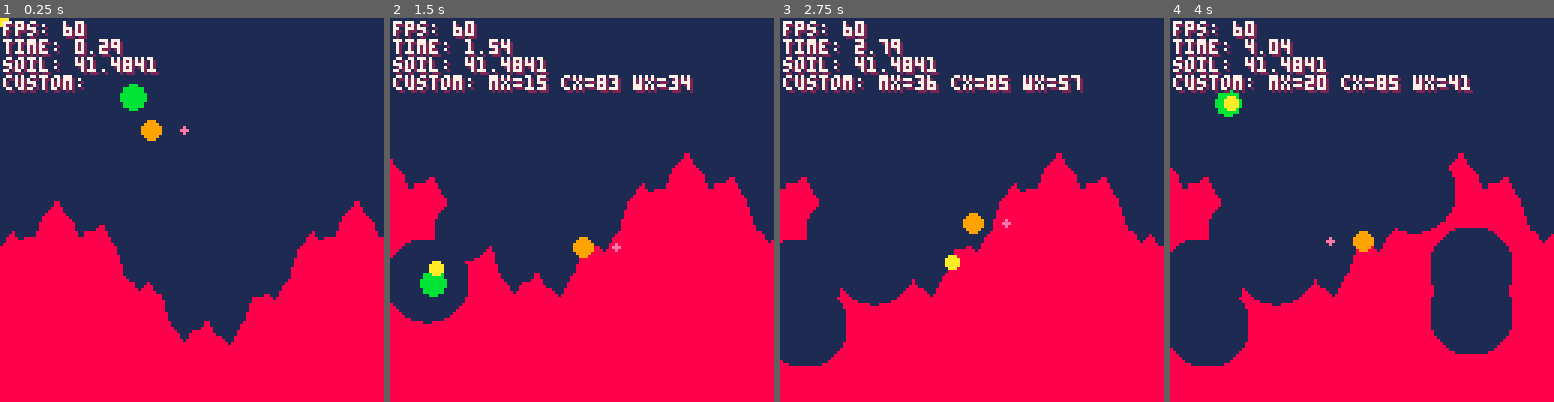
Above: before the commit, frames 1-4 (left to right).
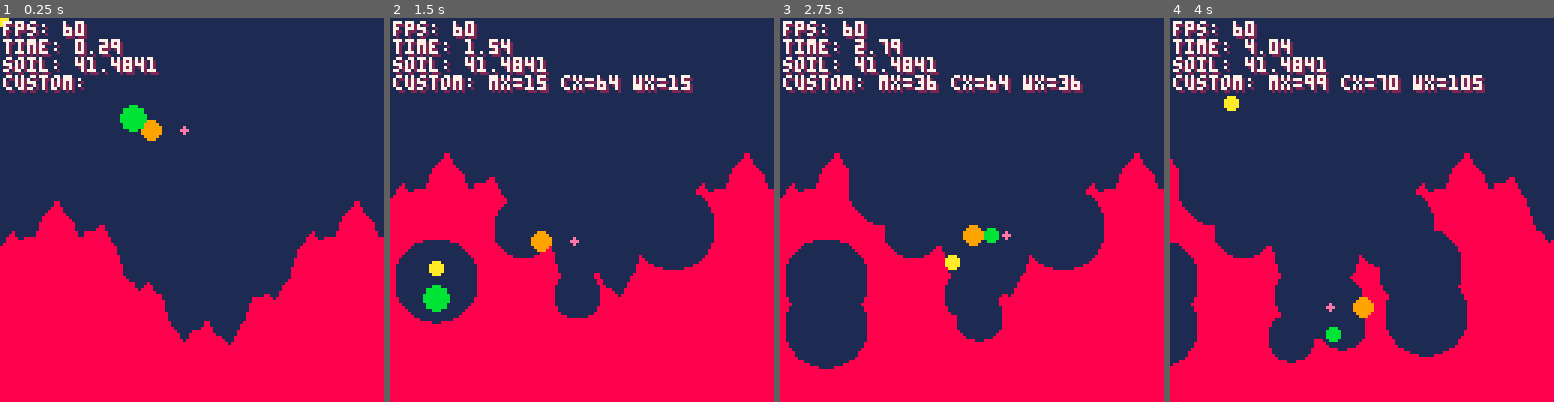
Above: after the commit, the same moments.

Repository: SelfDevTV/pixeltrench
Game: PICO-8 cartridge pixeltrench.p8
Two runs of this game, one before a commit and one after it. Both use one fixed random seed, a clock stepped at 60 frames per second and the inputs below.
Inputs (mouse positions are in pixels of both pictures, inside the frame that each line leads up to):
- Up to frame 1 (0.25 s): no input
- Up to frame 2 (1.5 s): tap X (X key) at 0.33, 1.07 s; click (670, 121) at 0.67 s; tap O (Z key) at 0.7 s; click (436, 267) at 1.22 s
- Up to frame 3 (2.75 s): hold Right 1.6-2.1 s; tap O (Z key) at 1.7, 2.1, 2.5 s; click (887, 114) at 1.77 s; tap X (X key) at 1.85 s; hold Up 2.15-2.42 s; click (952, 259) at 2.32 s; hold Right from 2.47 s (still down)
- Up to frame 4 (4 s): click (1404, 106) at 2.87 s; tap O (Z key) at 2.9, 3.3, 3.7 s; tap X (X key) at 2.97 s; release Right at 3.03 s; hold Left 3.08-3.58 s; click (1465, 256) at 3.42 s; hold Down 3.63-3.97 s; click (1231, 102) at 3.97 s

The runs differ from the first frame. In frame 1, 0.7% of the frame differs, in the area x 31-39%, y 17-30%; in frame 2, 15%; in frame 3, 19%; in frame 4, 20%, in the area x 0-100%, y 14-91%.

Commit message:
Adjust worm power mechanics and aim angle mirroring for projectile shooting added projectile shooting

Diff:
--- a/pixeltrench.p8
+++ b/pixeltrench.p8
@@ -72,7 +72,7 @@
 	aim_angle = 0,
 	-- 1 is to the right, -1 is to the left
 	facing = 1,
-	power = 0.1,
+	power = 0,
 	max_power = 10,
 	power_step = 0.4
 }
@@ -463,7 +463,8 @@
 		worm.vx = -0.2
 		if worm.facing == 1 then
 			worm.facing = -1
-			worm.aim_angle += 0.5
+			-- mirror aim angle: right range [-0.2, 0.2] -> left range [0.7, 0.3]
+			worm.aim_angle = 0.5 - worm.aim_angle
 		end
 
 		-- pancam(-1, 0)
@@ -473,7 +474,8 @@
 		worm.vx = 0.2
 		if worm.facing == -1 then
 			worm.facing = 1
-			worm.aim_angle += 0.5
+			-- mirror aim angle: left range [0.3, 0.7] -> right range [0.2, -0.2]
+			worm.aim_angle = 0.5 - worm.aim_angle
 		end
 	end
 	if btn(2) and not worm.jumping and not fn_active then
@@ -494,9 +496,9 @@
 	end
 
 	if worm.facing == 1 then
-		worm.aim_angle = clamp(worm.aim_angle, -0.1, 0.1)
+		worm.aim_angle = clamp(worm.aim_angle, -0.2, 0.2)
 	else
-		worm.aim_angle = clamp(worm.aim_angle, 0.4, 0.6)
+		worm.aim_angle = clamp(worm.aim_angle, 0.3, 0.7)
 	end
 
 	try_move(worm, worm.vx, worm.vy)
@@ -512,7 +514,7 @@
 			proj.alive = false
 			explode(proj.x, proj.y, proj.explosion_radius)
 		else
-			proj.vy += grav
+			proj.vy += grav * 2
 
 			-- Store old position, move projectile, then check path for collision
 
@@ -623,15 +625,28 @@
 	end
 
 	if btn(cfg.buttons.shoot) then
+		--(x, y, vx, vy, r, explosion_radius, bounces)
 		worm.power += worm.power_step
 		worm.power = min(worm.max_power, worm.power)
+
 		if worm.power == worm.max_power then
 			dbg_custom = "shoot now"
+			local aim_x = worm.x + cos(worm.aim_angle) * (worm.r + 1)
+			local aim_y = worm.y + sin(worm.aim_angle) * (worm.r + 1)
+			local dx = cos(worm.aim_angle) * worm.power * 0.3
+			local dy = sin(worm.aim_angle) * worm.power * 0.3
+
+			create_projectile(aim_x, aim_y, dx, dy, 2, 8)
 			worm.power = 0
 			-- shoot
 		end
 	else
 		if worm.power > 0 then
+			local dx = cos(worm.aim_angle) * worm.power * 0.3
+			local dy = sin(worm.aim_angle) * worm.power * 0.3
+			local aim_x = worm.x + cos(worm.aim_angle) * (worm.r + 1)
+			local aim_y = worm.y + sin(worm.aim_angle) * (worm.r + 1)
+			create_projectile(aim_x, aim_y, dx, dy, 2, 8)
 			worm.power = 0
 			-- shoot
 		end
